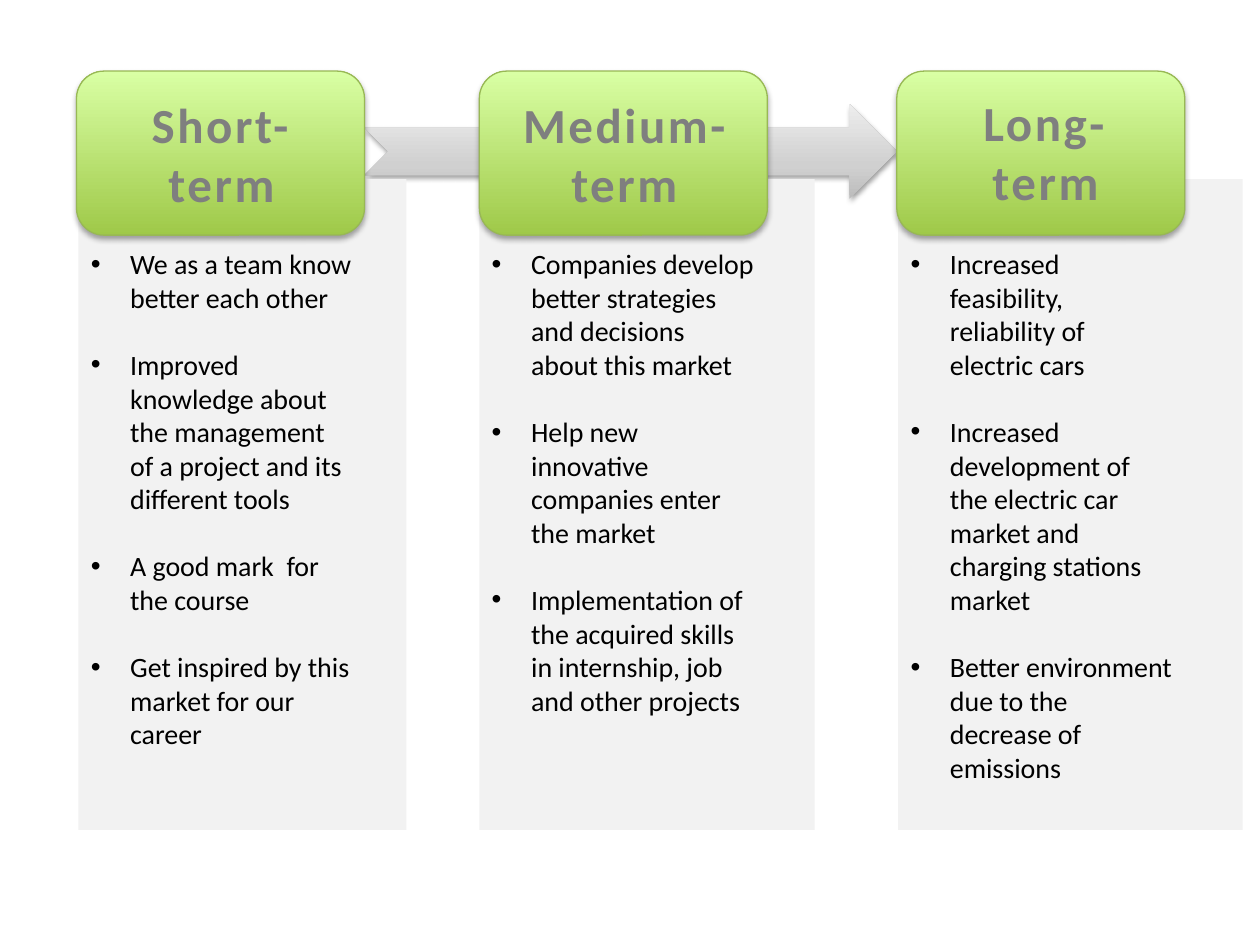
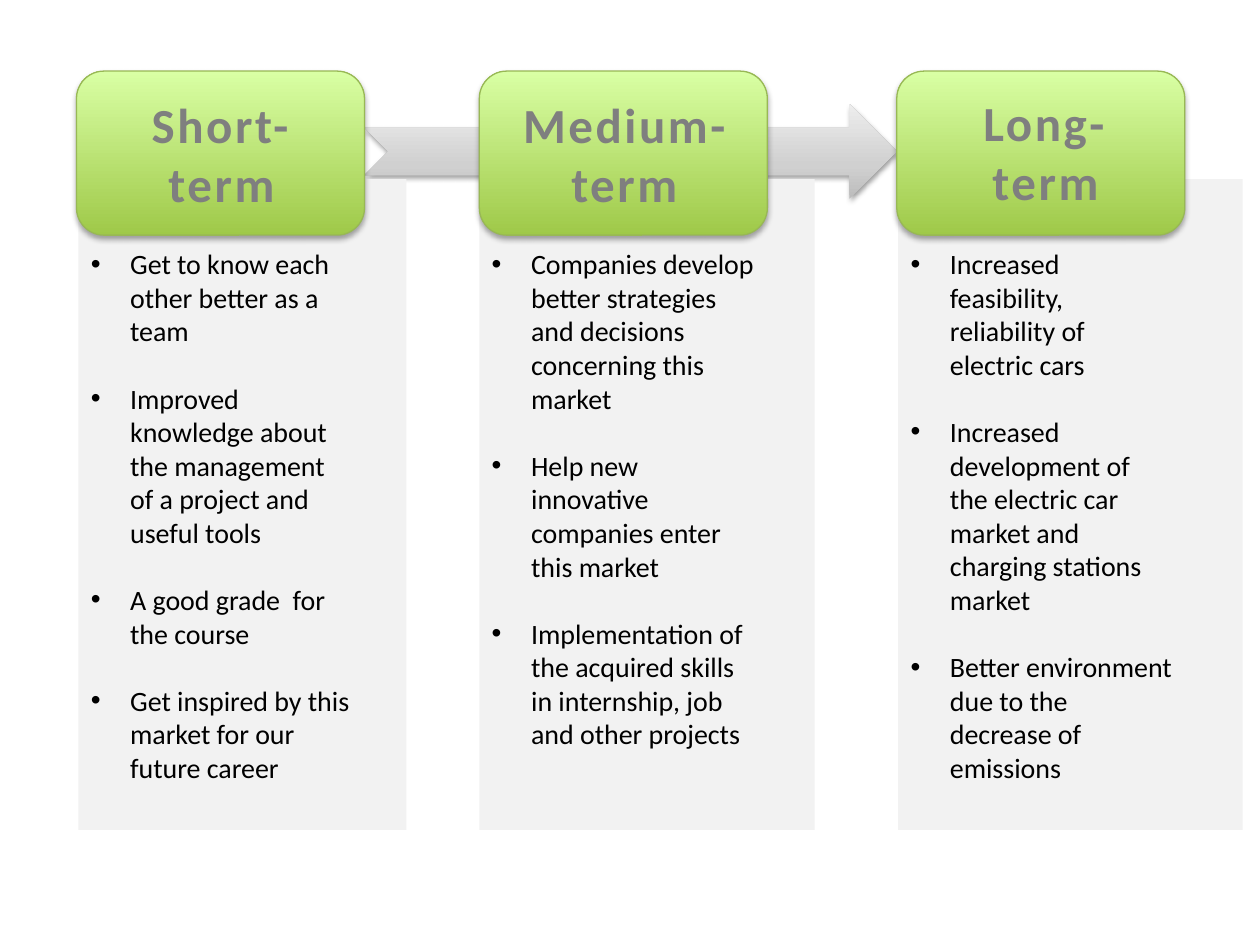
Before and after one commit to VincentHenric/GMS_group5, a slide deck: slide 7 of Group presentation LEADS updated.pptx. Drawn at 1260x945 pixels with LibreOffice and Linux fonts; fonts in the diff are those of the drawing; background and template pictures are left out. Boxes give left, top, right and bottom in pixels: in the first picture for what was removed or moved away, otherwise in the second. Text is boxed around its words. In the diff, an @@ line names an element or a change of style, - is before the commit and + after.

Commit message:
new update

```diff
--- a/Group presentation LEADS updated.pptx
+++ b/Group presentation LEADS updated.pptx
@@ text at (x1=130, y1=254, x2=349, y2=779): text changed @@
-• We as a team know better each other
-• Improved knowledge about the management of a project and its different tools
-• A good mark for the course
-• Get inspired by this market for our career
+• Get to know each other better as a team
+• Improved knowledge about the management of a project and useful tools
+• A good grade for the course
+• Get inspired by this market for our future career
@@ text at (x1=531, y1=254, x2=753, y2=578): text changed @@
-• Companies develop better strategies and decisions about this market
-• Help new innovative companies enter the market
+• Companies develop better strategies and decisions concerning this market
+• Help new innovative companies enter this market
```
Also in this commit, not shown: 2 other slides changed.
